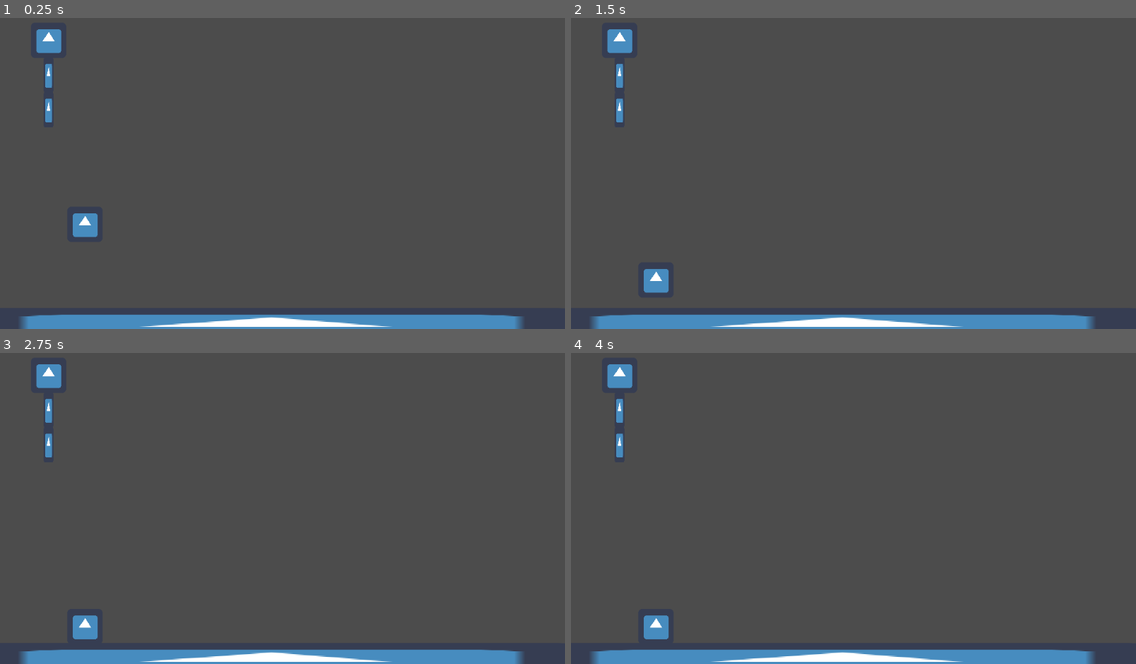
Above: before the commit, frames 1-4 (two rows, left to right).
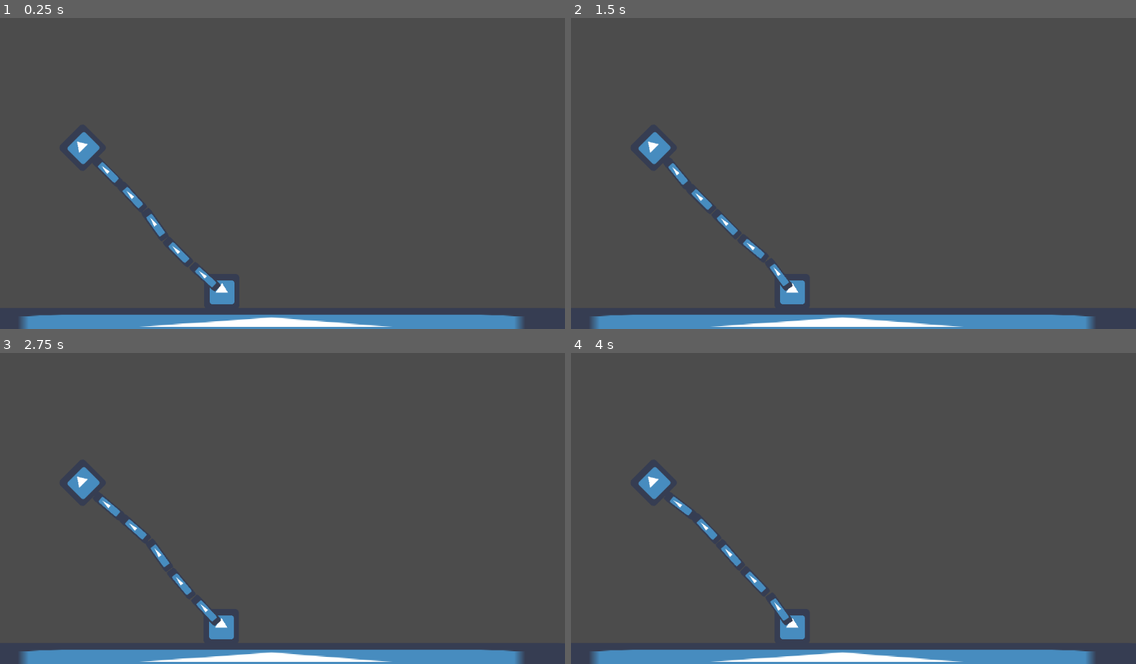
Above: after the commit, the same moments.

Repository: eldskald/gmtk21
Game: Godot game, scene res://tests/rope/World.tscn
Two runs of this game, one before a commit and one after it. Both use one fixed random seed, a clock stepped at 60 frames per second and the inputs below. The project has no main scene, so this scene is started directly. The engine's default icon, where the game draws it, is replaced by a stand-in: a white triangle on a blue panel in a dark square.
Inputs:
- Up to frame 1 (0.25 s): no input
- Up to frame 2 (1.5 s): no input
- Up to frame 3 (2.75 s): no input
- Up to frame 4 (4 s): no input

The runs differ from the first frame. In frame 1, 2.0% of the frame differs, in the area x 6-42%, y 3-93%; in frame 2, 2.0%; in frame 3, 2.0%; in frame 4, 2.0%.

Commit message:
Player tests

Diff:
--- a/source/actors/player/blue.tscn
+++ b/source/actors/player/blue.tscn
@@ -24,6 +24,7 @@
 _data = [ Vector2( 0, 1 ), 0.0, -1.0, 0, 1, Vector2( 1, 0 ), 0.0, 0.0, 0, 0 ]
 
 [node name="BlueParticles" type="CPUParticles2D"]
+position = Vector2( 485, 340 )
 amount = 48
 lifetime = 0.8
 local_coords = false
--- a/source/project.godot
+++ b/source/project.godot
@@ -18,6 +18,14 @@
 window/size/height=576
 window/stretch/mode="viewport"
 
+[input]
+
+jump={
+"deadzone": 0.5,
+"events": [ Object(InputEventKey,"resource_local_to_scene":false,"resource_name":"","device":0,"alt":false,"shift":false,"control":false,"meta":false,"command":false,"pressed":false,"scancode":90,"unicode":0,"echo":false,"script":null)
+ ]
+}
+
 [physics]
 
 common/enable_pause_aware_picking=true
--- a/source/tests/player_rigidbody/Player.tscn
+++ b/source/tests/player_rigidbody/Player.tscn
@@ -2,38 +2,65 @@
 
 [ext_resource path="res://icon.png" type="Texture" id=1]
 
-[sub_resource type="GDScript" id=2]
+[sub_resource type="GDScript" id=1]
 script/source = "extends RigidBody2D
 
 export(float) var HORIZONTAL_VELOCITY
 export(float) var VERTICAL_VELOCITY
 
+export(float) var JUMP_ACCELERATION
 export(float) var HORIZONTAL_ACCELERATION
 
-enum {IDLE, WALKING, JUMPING, FALLING}
+enum {IDLE, MOVING, AIR}
 onready var next_state: int = IDLE
 
-func _physics_process(delta):
-	match (next_state):
+func _integrate_forces(state) -> void:
+	var is_on_ground = state.get_contact_count() > 0 and int(state.get_contact_collider_position(0).y) >= int(global_position.y)
+	var move_direction = get_move_direction()
+
+	match next_state:
 		IDLE:
-			pass
-		WALKING:
-			pass
-		JUMPING:
-			pass
-		FALLING:
-			pass
+			if move_direction.x:
+				next_state = MOVING
+			elif is_on_ground and Input.is_action_just_pressed(\"jump\"):
+				jump()
+
+		MOVING:
+			if not move_direction.x:
+				next_state = IDLE
+			elif state.get_contact_count() == 0:
+				next_state = AIR
+			elif is_on_ground and Input.is_action_just_pressed(\"jump\"):
+				jump()
+			else:
+				state.linear_velocity.x = move_direction.x * HORIZONTAL_VELOCITY
+
+		AIR:
+			if move_direction.x:
+				state.linear_velocity.x = move_direction.x * HORIZONTAL_VELOCITY
+			if  is_on_ground:
+				next_state = IDLE
+
+func jump():
+	apply_central_impulse(Vector2.UP * JUMP_ACCELERATION)
+	next_state = AIR
+
+func get_move_direction() -> Vector2:
+	return Vector2(Input.get_action_strength(\"ui_right\") - Input.get_action_strength(\"ui_left\"),
+	Input.get_action_strength(\"ui_down\")-Input.get_action_strength(\"ui_up\"))
 "
 
-[sub_resource type="RectangleShape2D" id=1]
+[sub_resource type="RectangleShape2D" id=2]
 extents = Vector2( 31.6749, 32.1153 )
 
 [node name="Player" type="RigidBody2D"]
 mode = 3
-script = SubResource( 2 )
+contacts_reported = 5
+contact_monitor = true
+script = SubResource( 1 )
 
 [node name="Sprite" type="Sprite" parent="."]
 texture = ExtResource( 1 )
 
 [node name="CollisionShape2D" type="CollisionShape2D" parent="."]
-shape = SubResource( 1 )
+shape = SubResource( 2 )
--- a/source/tests/player_rigidbody/World.tscn
+++ b/source/tests/player_rigidbody/World.tscn
@@ -7,12 +7,18 @@
 script/source = "extends Node2D
 "
 
+[sub_resource type="PhysicsMaterial" id=2]
+
 [node name="World" type="Node2D"]
 script = SubResource( 1 )
 
 [node name="Player" parent="." instance=ExtResource( 4 )]
 position = Vector2( 153.852, 383.213 )
 mode = 2
+physics_material_override = SubResource( 2 )
+gravity_scale = 10.0
+HORIZONTAL_VELOCITY = 500.0
+JUMP_ACCELERATION = 1000.0
 
 [node name="Block2" parent="." instance=ExtResource( 1 )]
 position = Vector2( 482.184, 570.287 )
--- a/source/tests/rope/World.tscn
+++ b/source/tests/rope/World.tscn
@@ -8,37 +8,79 @@
 script/source = "extends Node2D
 "
 
+[sub_resource type="PhysicsMaterial" id=2]
+
 [node name="World" type="Node2D"]
 script = SubResource( 1 )
 
 [node name="Player" parent="." instance=ExtResource( 4 )]
-position = Vector2( 153.852, 383.213 )
+position = Vector2( 409.643, 501.198 )
 mode = 2
+physics_material_override = SubResource( 2 )
+gravity_scale = 128.0
+HORIZONTAL_VELOCITY = 500.0
+JUMP_ACCELERATION = 1000.0
 
 [node name="Block2" parent="." instance=ExtResource( 1 )]
 position = Vector2( 482.184, 570.287 )
 scale = Vector2( 20, 1 )
 
 [node name="Block" parent="." instance=ExtResource( 1 )]
-position = Vector2( 87.687, 51.5883 )
+position = Vector2( 149.983, 246.971 )
+rotation = -0.784557
 
-[node name="PinJoint2D" type="PinJoint2D" parent="."]
-position = Vector2( 87.3534, 82.957 )
-node_a = NodePath("../Block")
+[node name="PinJoint2D" type="PinJoint2D" parent="Block"]
+position = Vector2( -0.0869141, 31.3704 )
+scale = Vector2( 1, 1 )
+node_a = NodePath("..")
 node_b = NodePath("../ChainSegment")
 
-[node name="ChainSegment" parent="." instance=ExtResource( 2 )]
-position = Vector2( 87.3651, 114.881 )
+[node name="ChainSegment" parent="Block" instance=ExtResource( 2 )]
+position = Vector2( 0.175797, 63.2933 )
+scale = Vector2( 1, 1 )
 
-[node name="PinJoint2D2" type="PinJoint2D" parent="."]
-position = Vector2( 87.3534, 146.957 )
+[node name="PinJoint2D2" type="PinJoint2D" parent="Block"]
+position = Vector2( 0.416321, 95.3684 )
+scale = Vector2( 1, 1 )
 node_a = NodePath("../ChainSegment")
 node_b = NodePath("../ChainSegment2")
 
-[node name="ChainSegment2" parent="." instance=ExtResource( 2 )]
-position = Vector2( 87.3651, 178.381 )
+[node name="ChainSegment2" parent="Block" instance=ExtResource( 2 )]
+position = Vector2( 0.675095, 126.791 )
+scale = Vector2( 1, 1 )
 
-[node name="PinJoint2D3" type="PinJoint2D" parent="."]
-position = Vector2( 87.3534, 209.957 )
+[node name="PinJoint2D3" type="PinJoint2D" parent="Block"]
+position = Vector2( 0.913589, 158.606 )
+scale = Vector2( 1, 1 )
 node_a = NodePath("../ChainSegment2")
-node_b = NodePath("../MobileBlock")
+node_b = NodePath("../ChainSegment3")
+
+[node name="ChainSegment3" parent="Block" instance=ExtResource( 2 )]
+position = Vector2( 1.18721, 191.917 )
+scale = Vector2( 1, 1 )
+
+[node name="PinJoint2D4" type="PinJoint2D" parent="Block"]
+position = Vector2( 1.43311, 224.676 )
+scale = Vector2( 1, 1 )
+node_a = NodePath("../ChainSegment3")
+node_b = NodePath("../ChainSegment4")
+
+[node name="ChainSegment4" parent="Block" instance=ExtResource( 2 )]
+position = Vector2( 1.69934, 257.042 )
+scale = Vector2( 1, 1 )
+
+[node name="PinJoint2D5" type="PinJoint2D" parent="Block"]
+position = Vector2( 1.94521, 289.801 )
+scale = Vector2( 1, 1 )
+node_a = NodePath("../ChainSegment4")
+node_b = NodePath("../ChainSegment5")
+
+[node name="ChainSegment5" parent="Block" instance=ExtResource( 2 )]
+position = Vector2( 3.1627, 323.104 )
+scale = Vector2( 1, 1 )
+
+[node name="PinJoint2D6" type="PinJoint2D" parent="Block"]
+position = Vector2( 2.00136, 356.543 )
+scale = Vector2( 1, 1 )
+node_a = NodePath("../ChainSegment5")
+node_b = NodePath("../../Player")
Not shown: 1 places in source/tests/player_rigidbody/World.tscn that only renumber resources
Not shown: 1 places in source/tests/rope/World.tscn that only renumber resources
